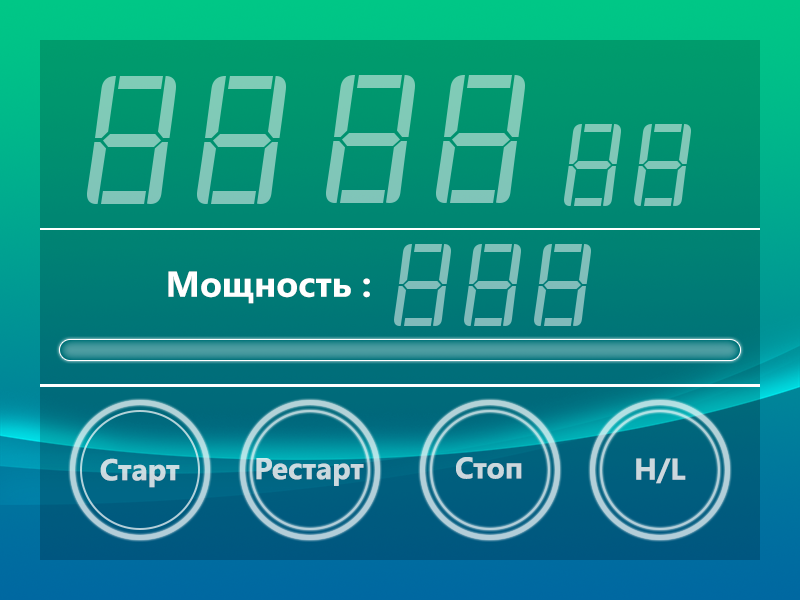
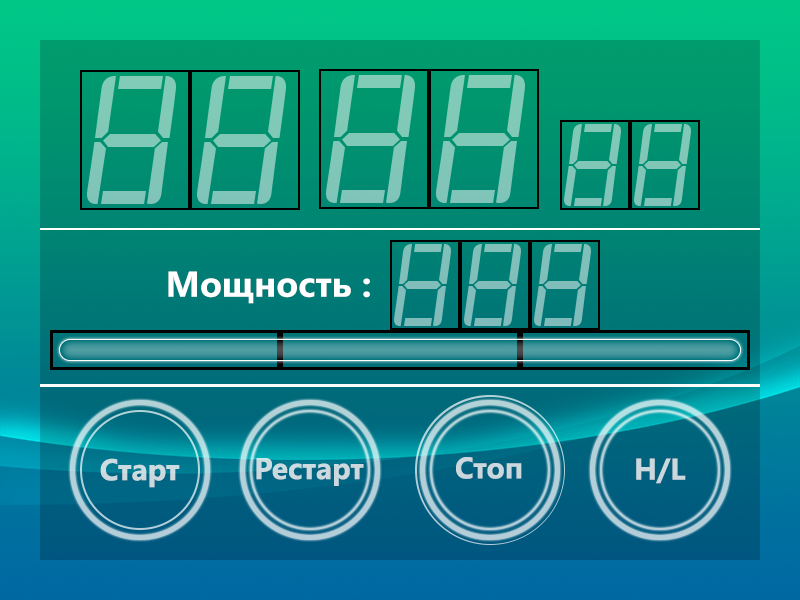
Layered file, before and after one edit (800x600). Changes by layer:
added layer "Rectangle 3" in group "Progress" over [520, 330, 750, 370]
added layer "Rectangle 2" in group "Progress" over [280, 330, 520, 370]
added layer "Rectangle 1" in group "Progress" over [50, 330, 280, 370]
showed "Borders" (5th of 22, in "Timer Panel" › "Segments9") over [530, 240, 600, 330]
showed "Borders" (7th of 22, in "Timer Panel" › "Segments8") over [460, 240, 530, 330]
showed "Borders" (9th of 22, in "Timer Panel" › "Segments7") over [390, 240, 460, 330]
showed "Borders" (11th of 22, in "Timer Panel" › "Segments6") over [630, 120, 700, 210]
showed "Borders" (13th of 22, in "Timer Panel" › "Segments5") over [560, 120, 630, 210]
showed "Borders" (15th of 22, in "Timer Panel" › "Segments 4") over [429, 69, 539, 209]
showed "Borders" (17th of 22, in "Timer Panel" › "Segments 3") over [319, 69, 429, 209]
showed "Borders" (19th of 22, in "Timer Panel" › "Segments 2") over [190, 70, 300, 210]
showed "Borders" (21st of 22, in "Timer Panel" › "Segments 1") over [80, 70, 190, 210]
